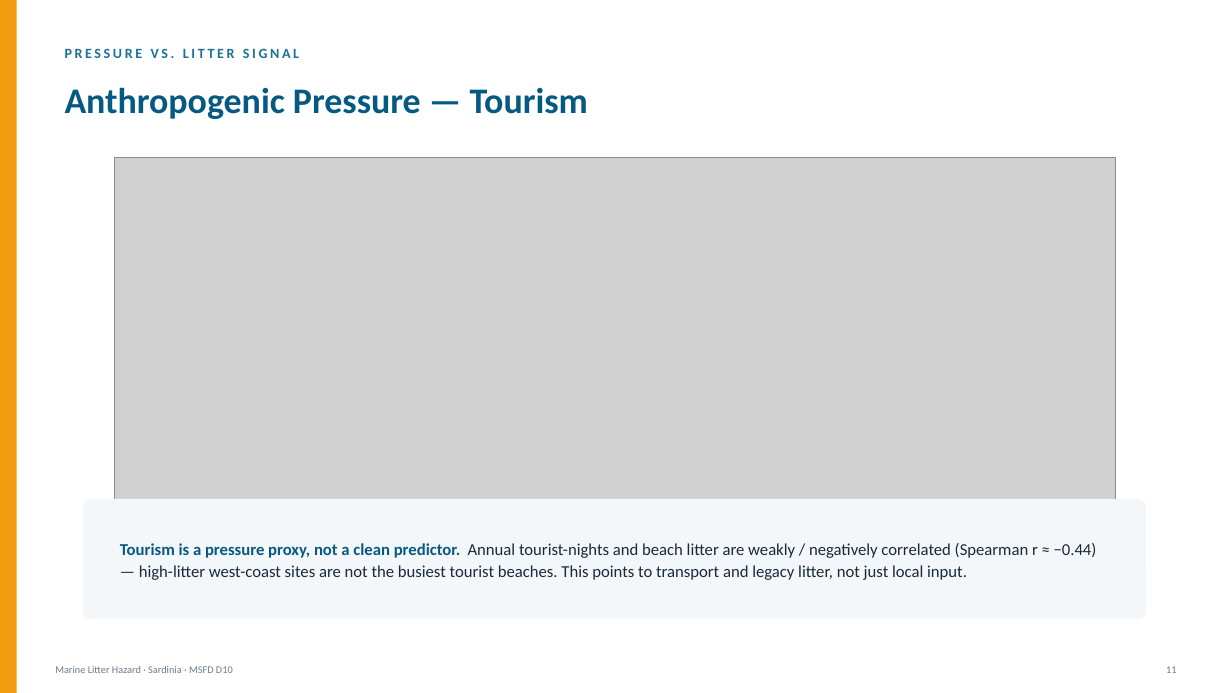
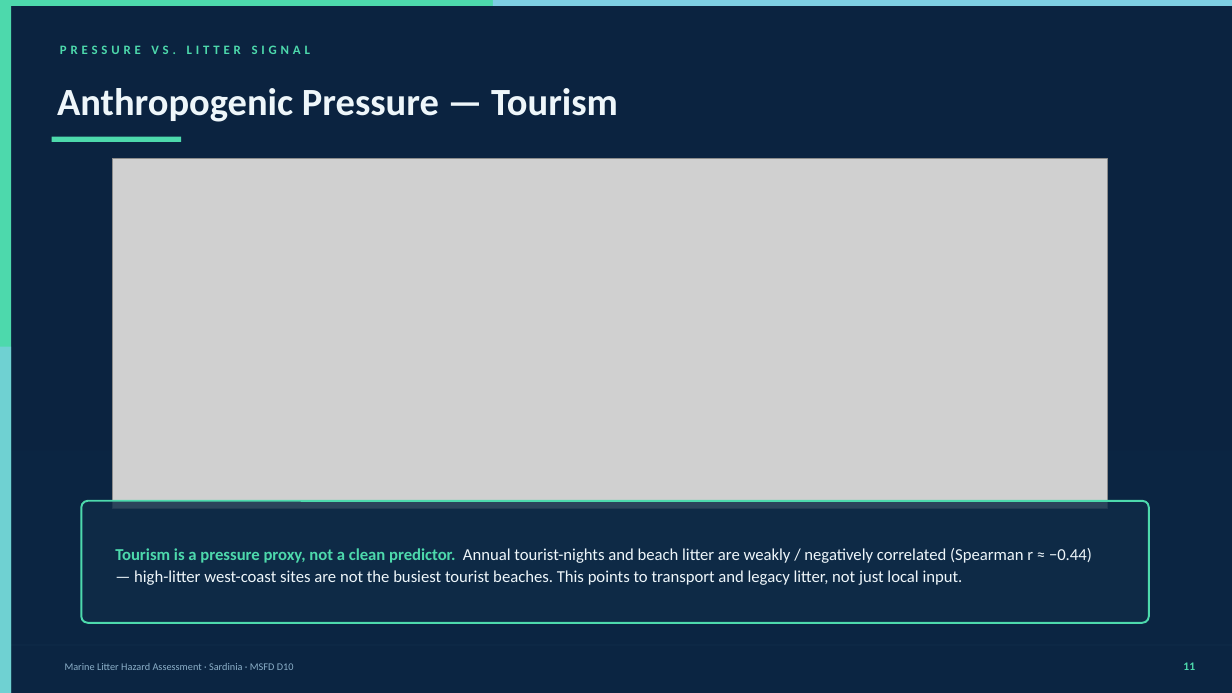
Before and after one commit to daniele22-u/hhe-labsardinia, a slide deck: slide 12 of Marine_Litter_Hazard_Sardinia.pptx. Drawn at 1232x693 pixels with LibreOffice and Linux fonts; fonts in the diff are those of the drawing; grey boxes stand for pictures. Boxes give left, top, right and bottom in pixels: in the first picture for what was removed or moved away, otherwise in the second. Text is boxed around its words. In the diff, an @@ line names an element or a change of style, - is before the commit and + after.

```diff
--- a/Marine_Litter_Hazard_Sardinia.pptx
+++ b/Marine_Litter_Hazard_Sardinia.pptx
@@ background #FFFFFF to #0B2340 @@
@@ rectangle: place and size @@
-rectangle at box(0, 0, 17, 693)
+rectangle at box(0, 6, 11, 693)
@@ rectangle at box(0, 6, 11, 693): fill #F39C12 to #4DD9AC @@
@@ rectangle added at box(0, 0, 1232, 6), fill #4DD9AC @@
@@ rectangle added at box(493, 0, 1232, 6), fill #7ECEE3 @@
@@ text "PRESSURE VS. LITTER SIGNAL" at box(60, 45, 310, 54): size 11 to 10 pt, text colour #1C7293 to #4DD9AC, letter spacing 2 to 3 pt @@
@@ text "Anthropogenic Pressure — Tourism": place and size @@
-text "Anthropogenic Pressure — Tourism" at box(65, 87, 588, 119)
+text "Anthropogenic Pressure — Tourism" at box(57, 88, 618, 122)
@@ text "Anthropogenic Pressure — Tourism" at box(57, 88, 618, 122): size 28 to 30 pt, text colour #065A82 to #EEF6FA @@
@@ rectangle added at box(52, 137, 181, 142), fill #4DD9AC @@
@@ picture: place and size @@
-picture at box(115, 157, 1116, 508)
+picture at box(112, 159, 1107, 508)
@@ rectangle added at box(0, 347, 11, 693), fill #7ECEE3 at 70% opacity @@
@@ rectangle added at box(0, 451, 1232, 693), fill #0D2845 at 40% opacity @@
@@ rounded rectangle: place and size @@
-rounded rectangle at box(83, 499, 1146, 619)
+rounded rectangle at box(81, 501, 1149, 623)
@@ rounded rectangle at box(81, 501, 1149, 623): fill #F4F7F9 to #0F2C47 at 85% opacity; outline none to #4DD9AC 1.5 pt; proportions changed @@
@@ text "Tourism is a pressure proxy, ..." at box(115, 548, 1092, 585): text colour #065A82 to #4DD9AC in "Tourism is a pressure proxy, not a ..."; text colour #1A2A38 to #EEF6FA in "Annual tourist-nights and beach litter are weakly ..." @@
@@ rectangle added at box(0, 645, 1232, 645), fill #1E4060 @@
@@ text "11": place and size @@
-text "11" at box(1166, 666, 1176, 673)
+text "11" at box(1183, 662, 1195, 670)
@@ text "11" at box(1183, 662, 1195, 670): size 8 to 9 pt, text colour #6B7B8C to #4DD9AC, bold on @@
@@ text at box(65, 663, 294, 670): text changed; text colour #6B7B8C to #8BAFC8 @@
-Marine Litter Hazard · Sardinia · MSFD D10
+Marine Litter Hazard Assessment · Sardinia · MSFD D10
```
Also in this commit, not shown: 29 other slides changed, 2 other files.
